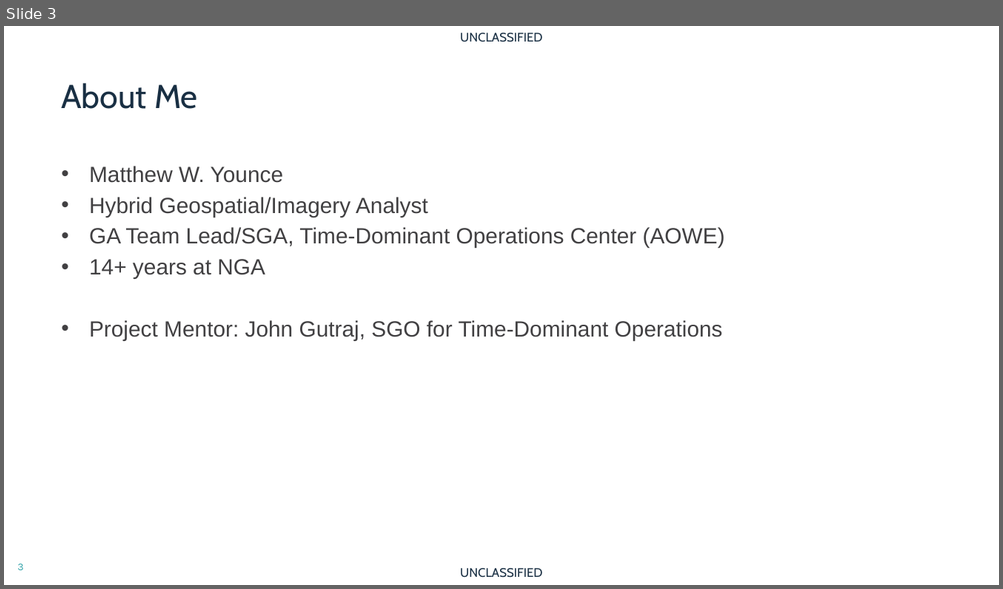
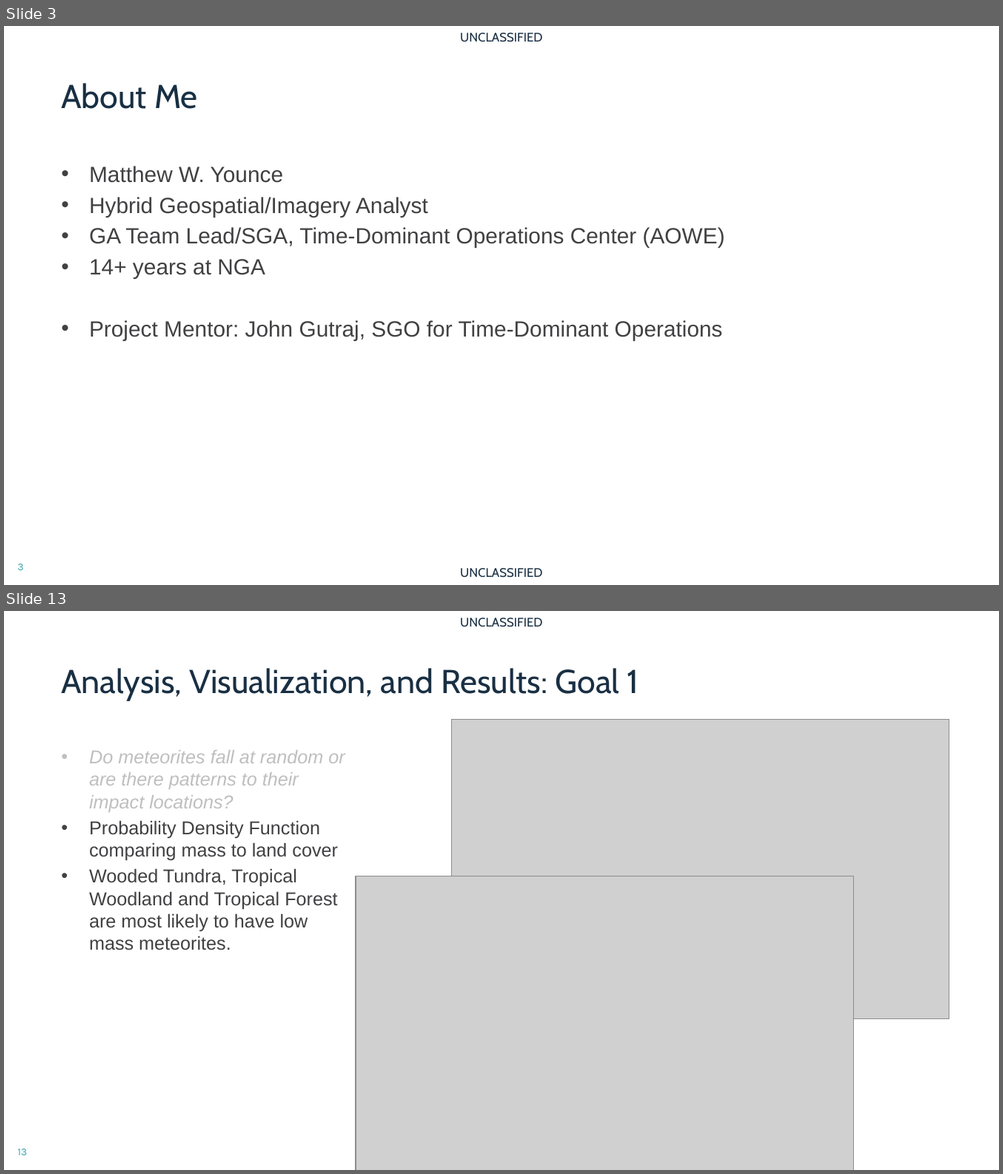
Before and after one commit to mwy912/capstone, a slide deck: milestones/milestone_8/matthew_younce_capstone.pptx. Shown one above the other, each under a label of ours: slide 3 before the commit, slides 3 and 13 after it; the slides between them are not shown. The pictures are 1003x589 and 1003x1174 pixels, drawn with LibreOffice and Linux fonts; fonts in the diff are those of the drawing; grey boxes stand for pictures; background and template pictures are left out. Boxes give left, top, right and bottom in pixels: in the first picture for what was removed or moved away, otherwise in the second. Text is boxed around its words. In the diff, an @@ line names an element or a change of style, - is before the commit and + after.

```diff
--- a/milestones/milestone_8/matthew_younce_capstone.pptx
+++ b/milestones/milestone_8/matthew_younce_capstone.pptx
@@ slide 13 added at bbox=[4, 611, 999, 1170], background #FFFFFF; not listed: 3 template elements that a slide beside it also shows @@
@@ title added at bbox=[61, 668, 638, 701], 32 pt, text #192F43 @@
+Analysis, Visualization, and Results: Goal 1
@@ picture added at bbox=[452, 719, 949, 1019] @@
@@ text added at bbox=[89, 750, 344, 951], 18 pt, text #414042 @@
+• Do meteorites fall at random or are there patterns to their impact locations?
+• Probability Density Function comparing mass to land cover
+• Wooded Tundra, Tropical Woodland and Tropical Forest are most likely to have low mass meteorites.
@@ picture added at bbox=[356, 876, 853, 1170] @@
```
Also in this commit, not shown: 4 slides changed, 11 other slides added, 2 slides removed, 2 other files.
